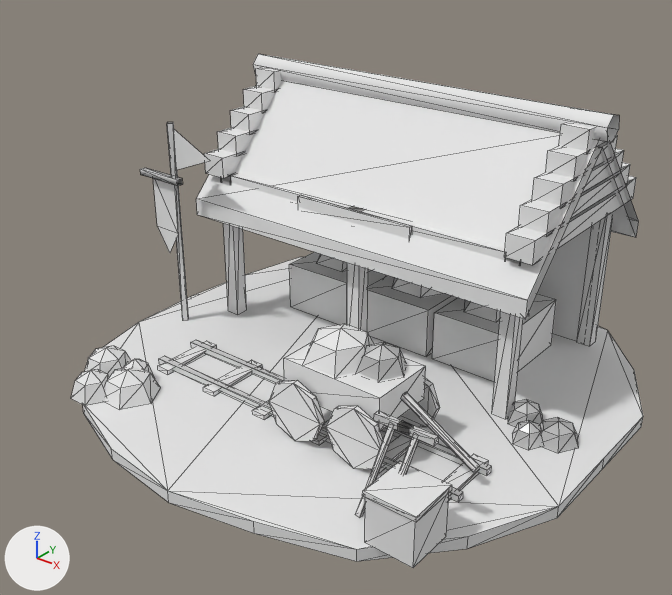
What one commit did to the glTF model sample_project/assets/3d/buildings/teutons/mining_camp.glb.
The view is the same before and after, from a 50 mm lens placed at (3.32, -4.46, 3.28), pointed at (0.0, -0.31, 0.7). Every picture has the same lights, and +X, +Y and +Z are marked at lower left. The picture after the commit comes second. Mesh edges are drawn as thin lines. Vertices at exactly the same position are counted once.

In view in the first picture: 'teutons_mining_camp'.
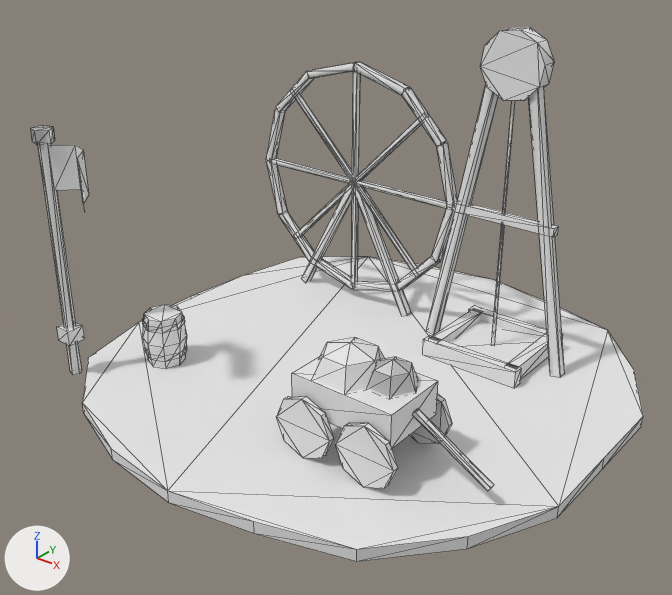
What differs and where, as boxes [x1, y1, x2, y2] in the pictures (672 x 595 px; the box of a moved part takes in the faces that stretch with it):
'teutons_mining_camp', reshaped (7% wider): before [71, 54, 643, 568]; after [31, 27, 643, 561]
part 1 of me_teutons_mining_camp, added: after [480, 27, 554, 101]
part 2 of me_teutons_mining_camp, moved or reshaped: before [140, 168, 183, 186]; after [276, 71, 314, 112]
part 3 of me_teutons_mining_camp, moved or reshaped: before [269, 380, 325, 441]; after [276, 396, 334, 459]
part 4 of me_teutons_mining_camp, moved or reshaped: before [326, 406, 383, 469]; after [335, 423, 398, 488]
part 5 of me_teutons_mining_camp, moved or reshaped: before [398, 378, 440, 427]; after [409, 394, 452, 444]
part 6 of me_teutons_mining_camp, moved or reshaped: before [401, 392, 479, 472]; after [413, 409, 494, 491]
part 7 of me_teutons_mining_camp, moved or reshaped: before [432, 294, 556, 382]; after [452, 201, 559, 237]
part 8 of me_teutons_mining_camp, moved or reshaped: before [367, 276, 457, 357]; after [423, 335, 522, 388]
part 9 of me_teutons_mining_camp, moved or reshaped: before [537, 226, 592, 341]; after [469, 306, 563, 341]
part 10 of me_teutons_mining_camp, moved or reshaped: before [289, 252, 388, 325]; after [431, 310, 482, 342]
part 11 of me_teutons_mining_camp, moved or reshaped: before [504, 176, 636, 265]; after [506, 334, 549, 379]
part 12 of me_teutons_mining_camp, moved or reshaped: before [284, 343, 426, 430]; after [292, 356, 438, 448]
part 13 of me_teutons_mining_camp, moved or reshaped (mostly hidden before): before [312, 420, 329, 445]; after [450, 321, 538, 363]
part 14 of me_teutons_mining_camp, moved or reshaped: before [303, 324, 374, 377]; after [312, 337, 385, 393]
part 15 of me_teutons_mining_camp, moved or reshaped: before [357, 342, 406, 381]; after [368, 357, 418, 397]
part 16 of me_teutons_mining_camp, moved or reshaped: before [158, 341, 217, 374]; after [57, 322, 85, 345]
part 17 of me_teutons_mining_camp, deleted: before [71, 67, 630, 568]
part 18 of me_teutons_mining_camp, cut back: before [159, 54, 639, 502]; after [31, 62, 565, 377]

What changed in the scene script:
```text
Change me_teutons_mining_camp:
    remove me_teutons_mining_camp.from_pydata(...)  # 618 vertices, 816 faces; spans x -1.71..1.75, y -1.79..1.76, z 0.0..1.9
    add me_teutons_mining_camp.from_pydata(...)  # 474 vertices, 597 faces; spans x -1.71..1.75, y -1.79..1.76, z 0.0..2.3
    me_teutons_mining_camp part 1: a new loose piece, a 10-sided cylinder along y spanning x 0.38..0.82, y 0.64..0.76, z 1.86..2.3, in mat_pe_wooddark (white #e7e7e7)
    me_teutons_mining_camp part 2: the loose piece of 8 vertices spanning x -1.64..-1.26, y -0.44..-0.4, z 1.21..1.25 is multiplied about its middle by the matrix ((0.82, 0.808, 0.139), (0.0, -0.196, 1.143), (0.82, -0.808, -0.139)), then moved by (0.17, 1.22, 0.38), in mat_pe_wooddark (white #e7e7e7)
    me_teutons_mining_camp part 3: the loose piece of 16 vertices spanning x 0.03..0.43, y -0.99..-0.95, z 0.08..0.48 is moved by (0.15, -0.1, 0.0)
    me_teutons_mining_camp part 4: the loose piece of 16 vertices spanning x 0.47..0.87, y -0.99..-0.95, z 0.08..0.48 is moved by (0.15, -0.1, 0.0)
    me_teutons_mining_camp part 5: the loose piece of 16 vertices spanning x 0.47..0.87, y -0.45..-0.41, z 0.08..0.48 is moved by (0.15, -0.1, 0.0)
    me_teutons_mining_camp part 6: the loose piece of 8 vertices spanning x 0.79..1.31, y -0.72..-0.68, z 0.18..0.5 is moved by (0.15, -0.1, 0.0)
    me_teutons_mining_camp part 7: the loose piece of 8 vertices spanning x 0.32..0.88, y 0.35..1.05, z 0.08..0.44 is scaled about its middle by (1.36, 0.0857, 0.167), then moved by (0.0, 0.0, 0.82), in mat_pe_woodlight (white #e7e7e7)
    me_teutons_mining_camp part 8: the loose piece of 8 vertices spanning x -0.28..0.28, y 0.35..1.05, z 0.08..0.44 is scaled about its middle by (1.31, 0.114, 0.333), then moved by (0.6, -0.3, -0.12), in mat_pe_woodlight (white #e7e7e7)
    me_teutons_mining_camp part 9: the loose piece of 8 vertices spanning x -1.25..1.05, y 1.22..1.28, z 0.08..1.07 is scaled about its middle by (0.313, 1.14, 0.121), then moved by (0.7, -0.25, -0.44), in mat_pe_woodlight (white #e7e7e7)
    me_teutons_mining_camp part 10: the loose piece of 8 vertices spanning x -0.98..-0.43, y 0.35..1.05, z 0.08..0.44 is scaled about its middle by (0.145, 0.857, 0.333), then moved by (1.0, 0.0, -0.12), in mat_pe_woodlight (white #e7e7e7)
    me_teutons_mining_camp part 11: the loose piece of 8 vertices spanning x 1.02..1.2, y -0.05..1.35, z 1.17..1.32 is scaled about its middle by (0.444, 0.429, 0.822), then moved by (-0.21, 0.05, -1.1), in mat_pe_woodlight (white #e7e7e7)
    me_teutons_mining_camp part 12: the loose piece of 8 vertices spanning x 0.1..0.8, y -0.93..-0.47, z 0.35..0.57 is moved by (0.15, -0.1, 0.0)
    me_teutons_mining_camp part 13: the loose piece of 8 vertices spanning x 0.27..0.37, y -0.93..-0.47, z 0.08..0.1 is scaled about its middle by (6, 1.3, 2), then moved by (0.28, 1.4, 0.02), in mat_pe_window (white #e7e7e7)
    me_teutons_mining_camp part 14: the loose piece of 13 vertices spanning x 0.11..0.59, y -0.91..-0.49, z 0.56..0.76 is moved by (0.15, -0.1, 0.0)
    me_teutons_mining_camp part 15: the loose piece of 13 vertices spanning x 0.45..0.77, y -0.79..-0.51, z 0.56..0.72 is moved by (0.15, -0.1, 0.0)
    me_teutons_mining_camp part 16: the loose piece of 8 vertices spanning x -1.05..-0.95, y -0.93..-0.47, z 0.08..0.1 is scaled about its middle by (1.2, 0.261, 3.33), then moved by (-0.45, -0.6, 0.29), in mat_team_trim (white #e7e7e7)
    me_teutons_mining_camp part 17: 38 loose pieces with 355 vertices, spanning x -1.56..1.59, y -1.53..1.35, z 0.07..1.82, are deleted
    me_teutons_mining_camp part 18: 53 vertices removed from x -1.48..1.3, y -0.88..1.43, z 0.08..1.9; 244 vertices added at x -1.58..1.14, y -1.42..0.83, z 0.07..2.09
    other edits to the shape of me_teutons_mining_camp do not show in these pictures
    remove me_teutons_mining_camp.materials.append(mat_pe_slatedark)  # white #e7e7e7
    add me_teutons_mining_camp.materials.append(mat_pe_felt)  # white #e7e7e7
    add me_teutons_mining_camp.materials.append(mat_pe_window)  # white #e7e7e7
```
